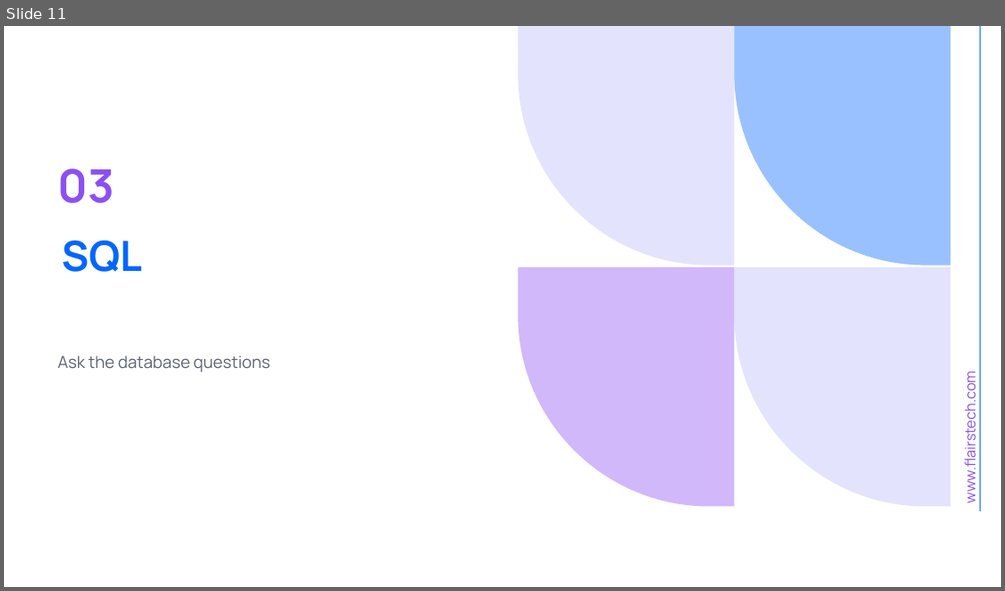
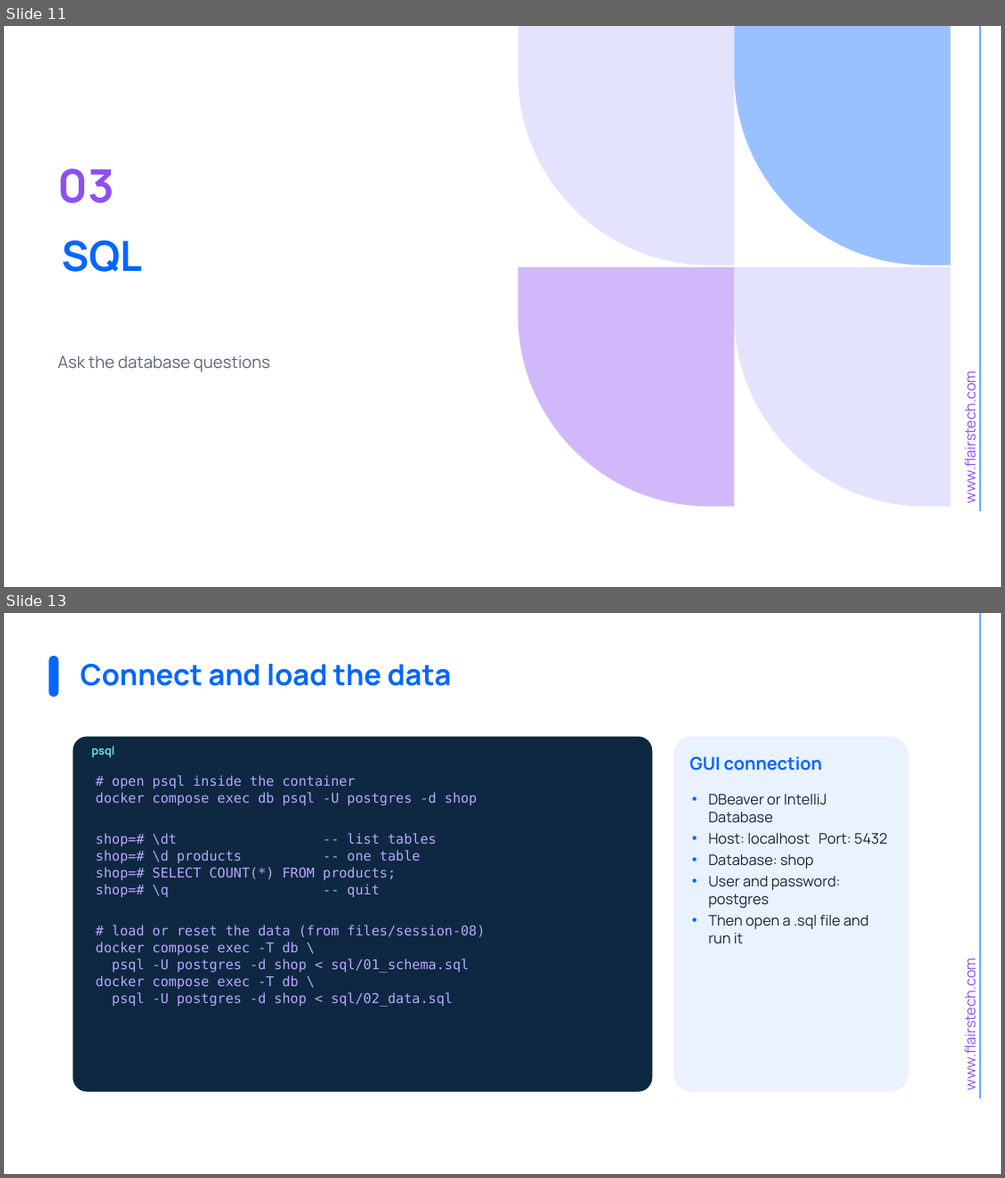
Before and after one commit to muhammedkamal/java-spring-bootcamp, a slide deck: files/Session08_HTTP_REST_and_SQL.pptx. Shown one above the other, each under a label of ours: slide 11 before the commit, slides 11 and 13 after it; the slides between them are not shown. The pictures are 1005x591 and 1005x1178 pixels, drawn with LibreOffice and Linux fonts; fonts in the diff are those of the drawing; background and template pictures are left out. Boxes give left, top, right and bottom in pixels: in the first picture for what was removed or moved away, otherwise in the second. Text is boxed around its words. In the diff, an @@ line names an element or a change of style, - is before the commit and + after.

Commit message:
Add Session 8 Postman demo collection, PostgreSQL setup slides and web DB tools
- Postman collection for HttpBasics (local) and JSONPlaceholder, with status tests
- HttpBasics: serve mode for Postman and a 400 for POST without a title
- compose.yaml: Adminer on 8081 and pgAdmin on 5050 with the shop server preregistered
- Deck: five slides on Docker setup, psql, web tools, native install and troubleshooting

```diff
--- a/files/Session08_HTTP_REST_and_SQL.pptx
+++ b/files/Session08_HTTP_REST_and_SQL.pptx
@@ slide 13 added at bbox=[4, 613, 1001, 1174], background #FFFFFF; not listed: 2 template elements that a slide beside it also shows @@
@@ rounded rectangle added at bbox=[48, 656, 58, 697], fill #0366FF @@
@@ title added at bbox=[81, 664, 452, 686], 28 pt, text #0366FF, bold @@
+Connect and load the data
@@ rounded rectangle added at bbox=[73, 737, 652, 1092], fill #0E2841, 13 pt, text #B9A6FF @@
+# open psql inside the container
+docker compose exec db psql -U postgres -d shop
+shop=# \dt -- list tables
+shop=# \d products -- one table
+shop=# SELECT COUNT(*) FROM products;
+shop=# \q -- quit
+# load or reset the data (from files/session-08)
+docker compose exec -T db \
+psql -U postgres -d shop < sql/01_schema.sql
+docker compose exec -T db \
+psql -U postgres -d shop < sql/02_data.sql
@@ text added at bbox=[91, 746, 114, 757], 11 pt, text #6FDFE2, bold @@
+psql
@@ rounded rectangle added at bbox=[673, 737, 909, 1092], fill #EAF1FF @@
@@ text added at bbox=[689, 756, 822, 771], 17 pt, text #0366FF, bold @@
+GUI connection
@@ text added at bbox=[708, 794, 887, 943], 14 pt, text #1B2433 @@
+• DBeaver or IntelliJ Database
+• Host: localhost Port: 5432
+• Database: shop
+• User and password: postgres
+• Then open a .sql file and run it
```
Also in this commit, not shown: 2 slides changed, 4 other slides added, 5 other files.
